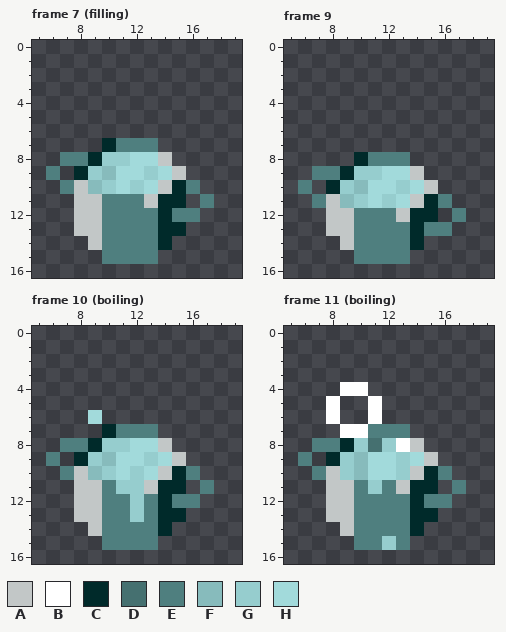
Pixel-art file, stored at Assets/Resources/new aseprite/objects/items/kitchen/pot.aseprite. Above: the version before the commit.
24x24 pixels, 39 frames. Colours within 5 levels of each other are drawn and written as one. Shown: frame 7 (filling): x 5..19, y 0..16; frame 9: x 5..19, y 0..16; frame 10 (boiling): x 5..19, y 0..16; frame 11 (boiling): x 5..19, y 0..16. The commit also changed other frames, which this record leaves out.
Visible layers, top first: "pot/fire/fire Copy" hard light, "pot/fire/fire" hard light, "pot/fire/fire normal" opacity 63%, "pot/evaporation", "pot/water" opacity 83%, "pot/pasta", "pot/pot".
Palette (. is transparent): A #c2c7c7  B #ffffff  C #002a2a  D #457070  E #4f7f7f  F #87bbbc  G #96cdce  H #a2dadb
Pixels before, frame 7 (filling), first column x 6:
 7 ....CEEE....
 8 .EECGGHHA...
 9 E.CGFHHGHA..
10 .EAFGHGHACE.
11 ..AAEEEACC.E
12 ..AAEEEECEE.
13 ..AAEEEECC..
14 ...AEEEEC...
15 ....EEEE....
Pixels before, frame 9, first column x 6:
 8 ....CEEE....
 9 .EECGGHHA...
10 E.CGFHHGHA..
11 .EAFGHGHACE.
12 ..AAEEEACC.E
13 ..AAEEEECEE.
14 ...AEEEEC...
15 ....EEEE....
Pixels before, frame 10 (boiling), first column x 6:
 6 ...H........
 7 ....CEEE....
 8 .EECGGHHA...
 9 E.CGFHHGHA..
10 .EAFGHGHACE.
11 ..AAEGGACC.E
12 ..AAEEGECEE.
13 ..AAEEGECC..
14 ...AEEEEC...
15 ....EEEE....
Pixels before, frame 11 (boiling), first column x 6:
 4 ...BB.......
 5 ..B..B......
 6 ..B..B......
 7 ...BBEEE....
 8 .EECGDGBA...
 9 E.CGFHHGHA..
10 .EAGFHHGACE.
11 ..AAEGEACC.E
12 ..AAEEEECEE.
13 ..AAEEEECC..
14 ...AEEEEC...
15 ....EEGE....
The result:
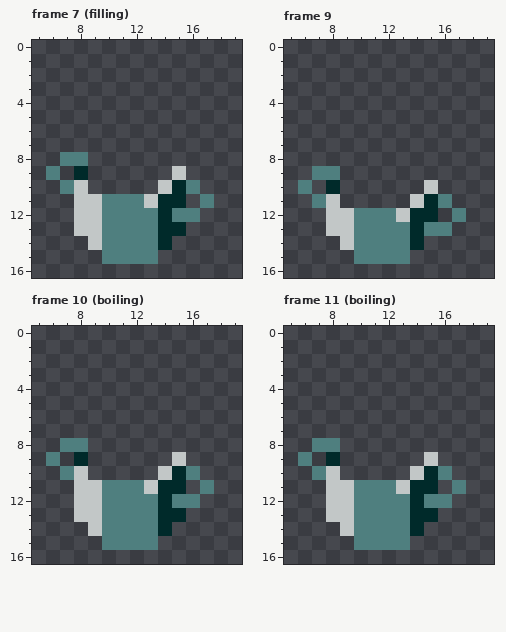
Commit: (#225) Pot layers !!! getting ready to put food in it + fixed bugss
The edit:
layer "pot/1 - pot_front" added
layer "pot/pot" removed
layer "pot/water" removed
layer "pot/evaporation" removed
Changed rows in their new state; - is an unchanged pixel.
Frame 7 (filling):
first column x 9:
 7 -....-
 8 ......
 9 ......
10 .....-
Frame 9:
first column x 9:
 8 -....-
 9 ......
10 ......
11 .....-
Frame 10 (boiling):
first column x 9:
 6 .-----
 7 -....-
 8 ......
 9 ......
10 .....-
11 --EE--
12 ---E--
13 ---E--
Frame 11 (boiling):
first column x 8:
 4 -..----
 5 .--.---
 6 .--.---
 7 -.....-
 8 -......
 9 -......
10 -.....-
11 ---E---
first column x 12:
15 E
